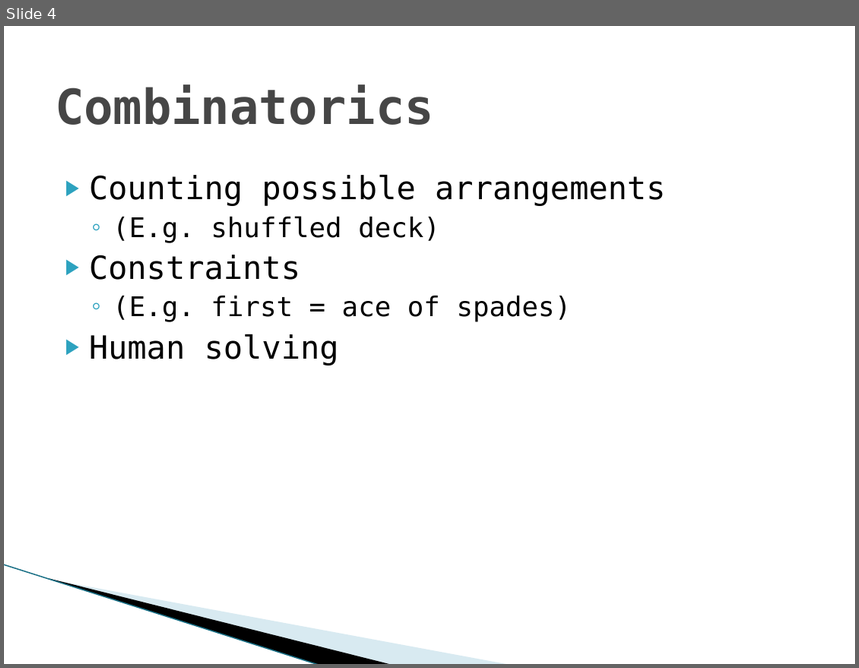
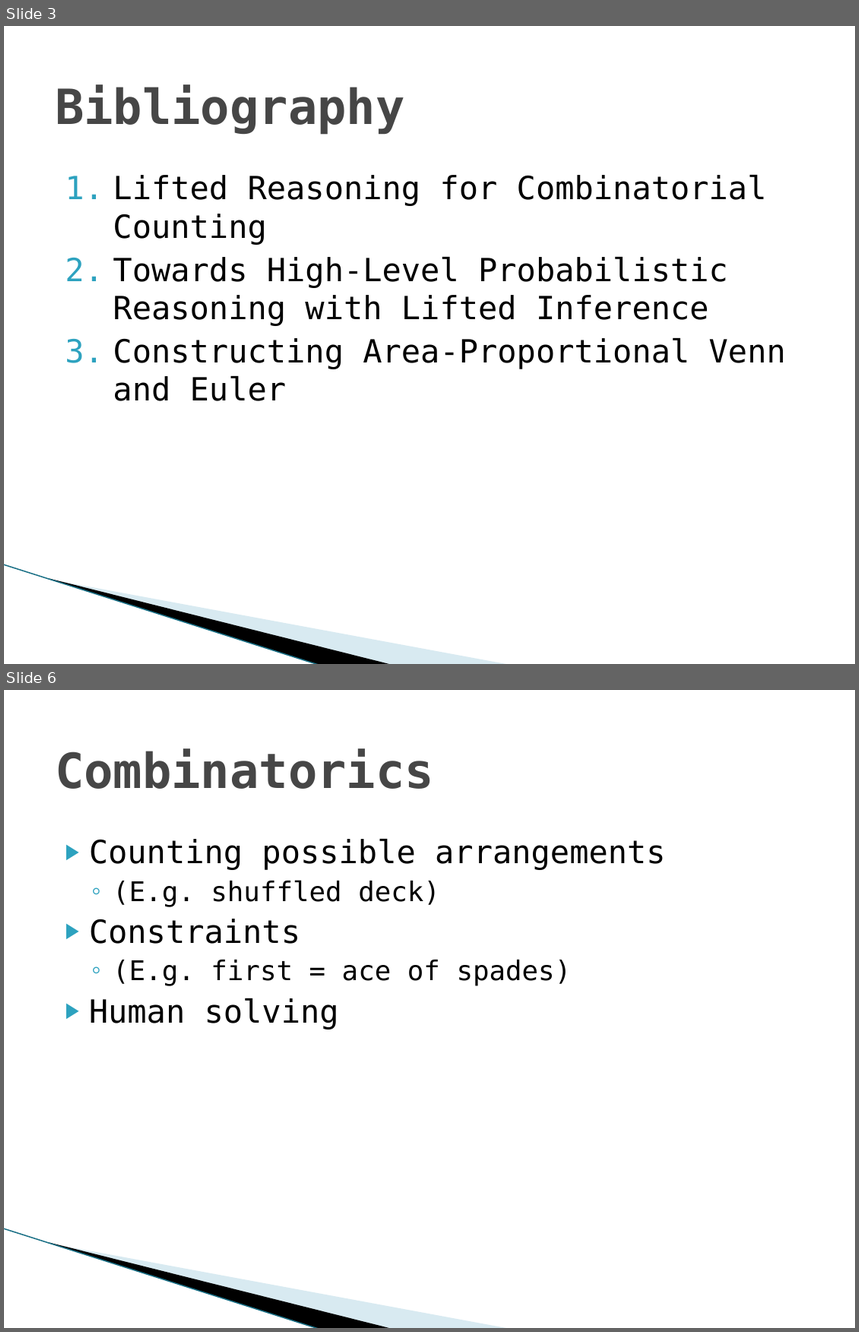
Before and after one commit to Mickaly13X/wv_project, a slide deck: Presentation.pptx. Shown one above the other, each under a label of ours: slide 4 before the commit, slides 3 and 6 after it; the slides between them are not shown. The pictures are 859x668 and 859x1332 pixels, drawn with LibreOffice and Linux fonts; fonts in the diff are those of the drawing; background and template pictures are left out. Boxes give left, top, right and bottom in pixels: in the first picture for what was removed or moved away, otherwise in the second. Text is boxed around its words. In the diff, an @@ line names an element or a change of style, - is before the commit and + after.

```diff
--- a/Presentation.pptx
+++ b/Presentation.pptx
@@ slide 3 added at (4,26,855,664), background #FFFFFF; not listed: 3 template elements that a slide beside it also shows @@
@@ title added at (55,85,405,134), 41 pt, text #464646, bold @@
+Bibliography
@@ text added at (113,175,786,401), 27 pt, text #000000 @@
+1. Lifted Reasoning for Combinatorial Counting
+2. Towards High-Level Probabilistic Reasoning with Lifted Inference
+3. Constructing Area-Proportional Venn and Euler
@@ what was slide 4 is now slide 6 @@
```
Also in this commit, not shown: 5 slides changed, 2 other slides added, 1 other file.
